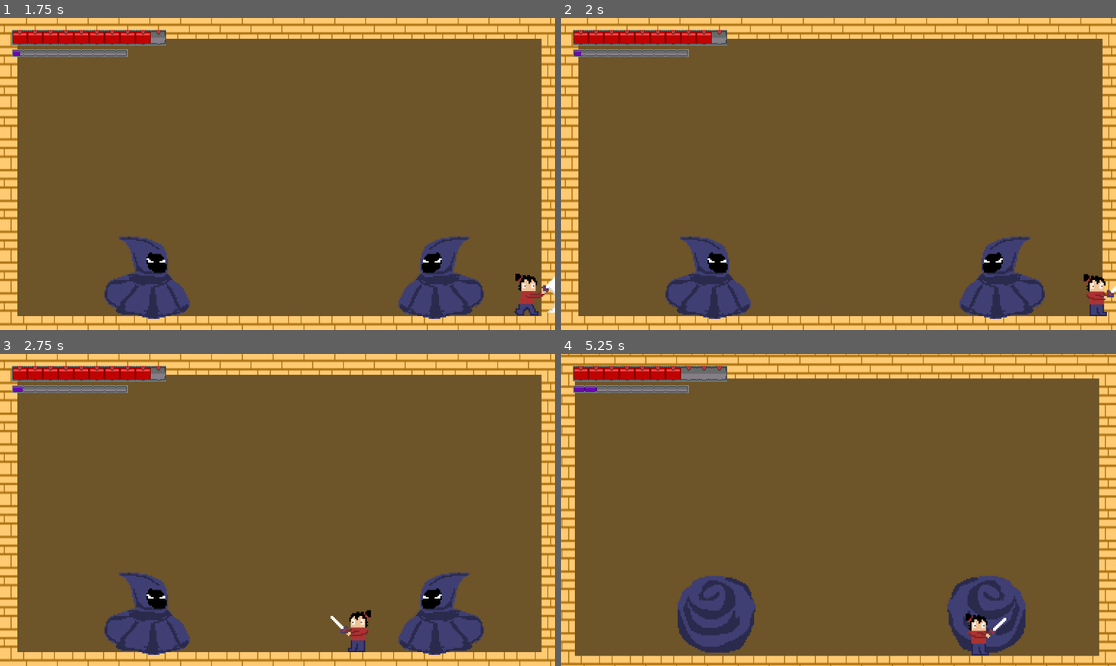
Above: before the commit, frames 1-4 (two rows, left to right).
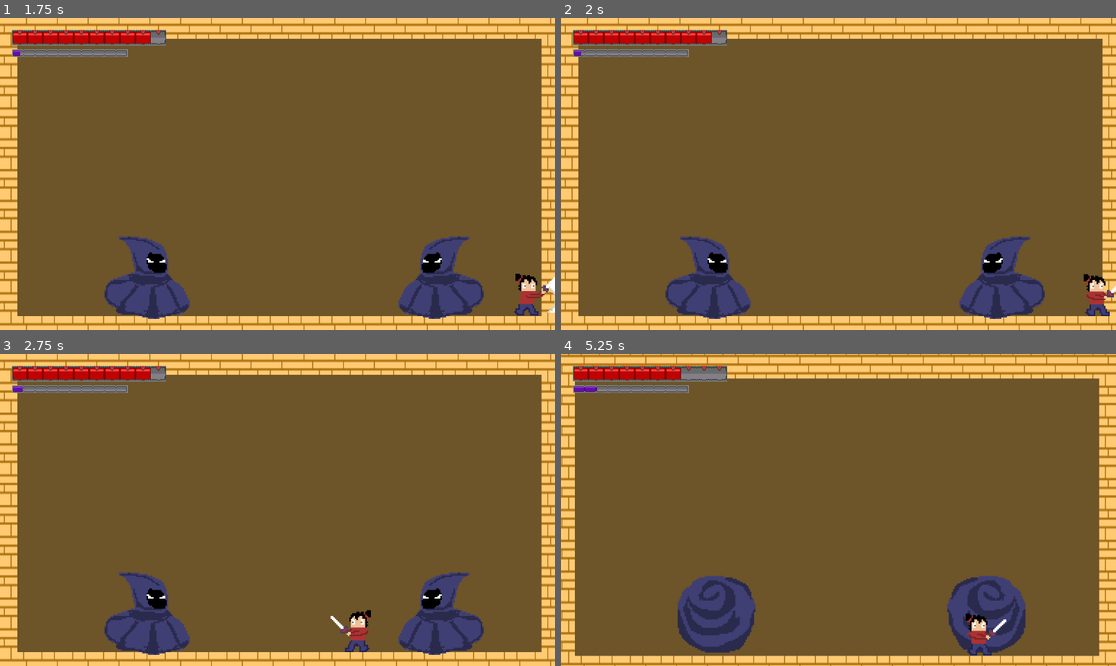
Above: after the commit, the same moments.

Repository: J-Abitria/crimson-jam-26
Game: Godot game, scene res://battleground.tscn
The game is run twice, just before and just after one commit, with the same random seed, the same clock (stepped at 60 frames per second) and the same inputs.
Inputs:
- Up to frame 1 (1.75 s): hold Right (move_right) from 0.53 s (still down); tap X (attack) at 0.6, 1.55 s; tap Z (jump) at 0.77, 1.52 s; tap C (activate) at 1.35 s
- Up to frame 2 (2 s): keep holding Right (move_right)
- Up to frame 3 (2.75 s): release Right (move_right) at 2.03 s; hold Left (move_left) from 2.03 s (still down); tap Down (aim_down) at 2.1 s; tap X (attack) at 2.3 s
- Up to frame 4 (5.25 s): release Left (move_left) at 2.78 s; hold Right (move_right) 2.78-4.28 s; tap Up (aim_up) at 2.85 s; tap Z (jump) at 3.02, 3.77, 4.52 s; tap X (attack) at 3.05, 3.6, 4.35 s; hold Left (move_left) 4.28-5.03 s; hold Right (move_right) from 5.03 s (still down); tap C (activate) at 5.1 s

Frame 1 is identical in both runs. In frame 2, less than 0.1% of the frame differs, in the area x 94-99%, y 92-96%; in frame 3, less than 0.1%; in frame 4, 0.2%, in the area x 73-81%, y 84-97%.

Commit message:
Added walk cycle to player.

Diff:
--- a/unleash-beast/Assets/Scripts/player.gd
+++ b/unleash-beast/Assets/Scripts/player.gd
@@ -73,7 +73,10 @@
 	if not is_on_floor():
 		var gravityMultiplier = 3 if not Input.is_action_pressed("jump") or velocity.y > -200 else 1
 		velocity.y += gravityMultiplier * gravity * delta
-
+	elif not is_zero_approx(velocity.x) and not animation_player.current_animation.ends_with("attack"):
+		animation_player.play("walk")
+	elif not animation_player.current_animation.ends_with("attack"):
+		animation_player.play("idle")
 
 	if Input.is_action_just_pressed("jump") and is_on_floor():
 		velocity.y = jump_speed
--- a/unleash-beast/player.tscn
+++ b/unleash-beast/player.tscn
@@ -18,8 +18,12 @@
 [ext_resource type="Texture2D" uid="uid://drimoxslo04uw" path="res://Assets/Animations/Player-Up-Attack/Player-Up-Attack3.png" id="16_efrwb"]
 [ext_resource type="Texture2D" uid="uid://clcc74mk3lwnw" path="res://Assets/Animations/Player-Up-Attack/Player-Up-Attack4.png" id="17_hiqhm"]
 [ext_resource type="Texture2D" uid="uid://b0ioieopos765" path="res://Assets/Animations/Damaged-Particles/Damaged-Particles1.png" id="18_7ahtn"]
+[ext_resource type="Texture2D" uid="uid://cietuerhkeisx" path="res://Assets/Animations/Player-Walk/Player-Walk1.png" id="18_qtqh7"]
+[ext_resource type="Texture2D" uid="uid://bh03miso7lp7c" path="res://Assets/Animations/Player-Walk/Player-Walk2.png" id="19_2wuci"]
 [ext_resource type="Texture2D" uid="uid://coularxcr5rsv" path="res://Assets/Animations/Damaged-Particles/Damaged-Particles2.png" id="19_7lmhl"]
 [ext_resource type="Texture2D" uid="uid://gl8yuj6eqfny" path="res://Assets/Animations/Damaged-Particles/Damaged-Particles3.png" id="20_dx0e4"]
+[ext_resource type="Texture2D" uid="uid://tc46b768tdw2" path="res://Assets/Animations/Player-Walk/Player-Walk3.png" id="20_iruf7"]
+[ext_resource type="Texture2D" uid="uid://dl0cpjmnul4o5" path="res://Assets/Animations/Player-Walk/Player-Walk4.png" id="21_j5n4i"]
 [ext_resource type="Texture2D" uid="uid://bwvp2bmq8xbtp" path="res://Assets/Animations/Damaged-Particles/Damaged-Particles4.png" id="21_jm5j8"]
 [ext_resource type="Texture2D" uid="uid://bx2mxpe6i7myf" path="res://Assets/Animations/Damaged-Particles/Damaged-Particles5.png" id="22_7hik5"]
 [ext_resource type="Script" uid="uid://cbf8nuvpen080" path="res://Assets/Scripts/particle_player.gd" id="23_7lmhl"]
@@ -123,6 +127,23 @@
 "loop": 0,
 "name": &"up-attack",
 "speed": 24.0
+}, {
+"frames": [{
+"duration": 1.0,
+"texture": ExtResource("18_qtqh7")
+}, {
+"duration": 1.0,
+"texture": ExtResource("19_2wuci")
+}, {
+"duration": 1.0,
+"texture": ExtResource("20_iruf7")
+}, {
+"duration": 1.0,
+"texture": ExtResource("21_j5n4i")
+}],
+"loop": 1,
+"name": &"walk",
+"speed": 4.0
 }]
 
 [sub_resource type="CapsuleShape2D" id="CapsuleShape2D_g4v7s"]
@@ -566,13 +587,42 @@
 "values": [false, true, false]
 }
 
+[sub_resource type="Animation" id="Animation_634y6"]
+resource_name = "walk"
+loop_mode = 1
+tracks/0/type = "value"
+tracks/0/imported = false
+tracks/0/enabled = true
+tracks/0/path = NodePath("AnimatedSprite2D:animation")
+tracks/0/interp = 1
+tracks/0/loop_wrap = true
+tracks/0/keys = {
+"times": PackedFloat32Array(0.0006776037),
+"transitions": PackedFloat32Array(1),
+"update": 1,
+"values": [&"walk"]
+}
+tracks/1/type = "value"
+tracks/1/imported = false
+tracks/1/enabled = true
+tracks/1/path = NodePath("AnimatedSprite2D:frame")
+tracks/1/interp = 1
+tracks/1/loop_wrap = true
+tracks/1/keys = {
+"times": PackedFloat32Array(0, 0.25, 0.5, 0.75),
+"transitions": PackedFloat32Array(1, 1, 1, 1),
+"update": 1,
+"values": [0, 1, 2, 3]
+}
+
 [sub_resource type="AnimationLibrary" id="AnimationLibrary_pbaqw"]
 _data = {
 &"RESET": SubResource("Animation_f6vvn"),
 &"down-attack": SubResource("Animation_jf5ul"),
 &"horizontal-attack": SubResource("Animation_pbaqw"),
 &"idle": SubResource("Animation_fgihj"),
-&"up-attack": SubResource("Animation_ha7fu")
+&"up-attack": SubResource("Animation_ha7fu"),
+&"walk": SubResource("Animation_634y6")
 }
 
 [sub_resource type="Animation" id="Animation_qtqh7"]
Not shown, added: unleash-beast/Assets/Animations/Player-Walk/Player-Walk1.png.import
Not shown, added: unleash-beast/Assets/Animations/Player-Walk/Player-Walk2.png.import
Not shown, added: unleash-beast/Assets/Animations/Player-Walk/Player-Walk3.png.import
Not shown, added: unleash-beast/Assets/Animations/Player-Walk/Player-Walk4.png.import
